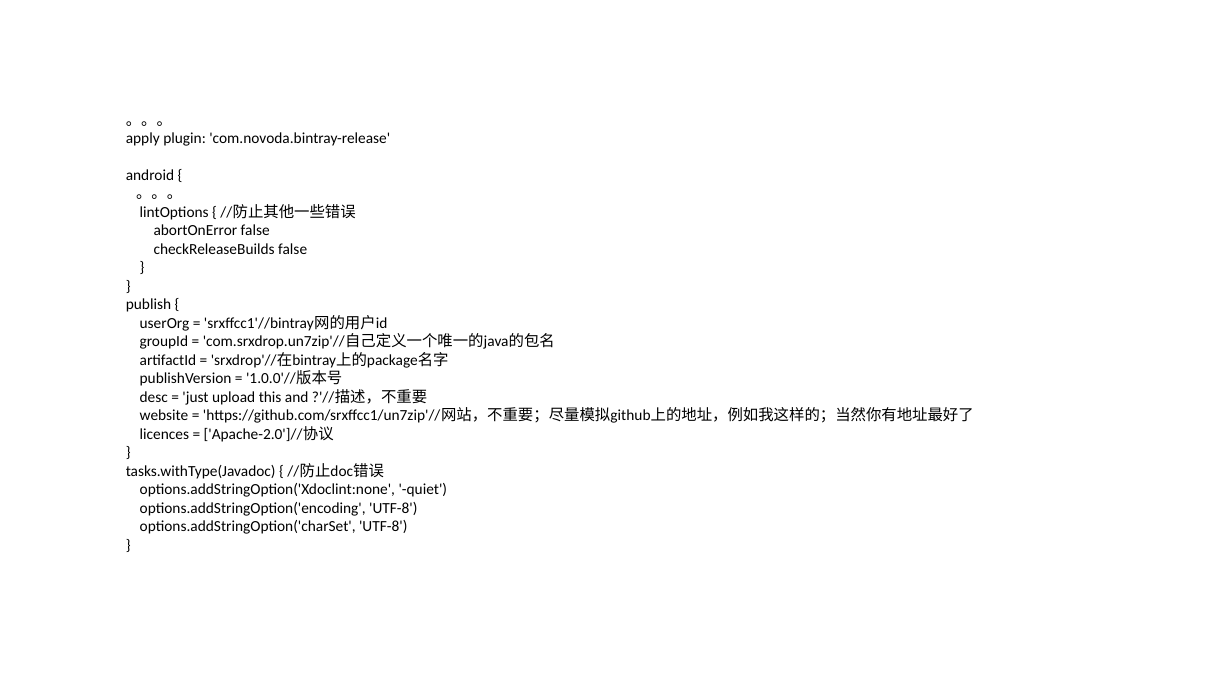
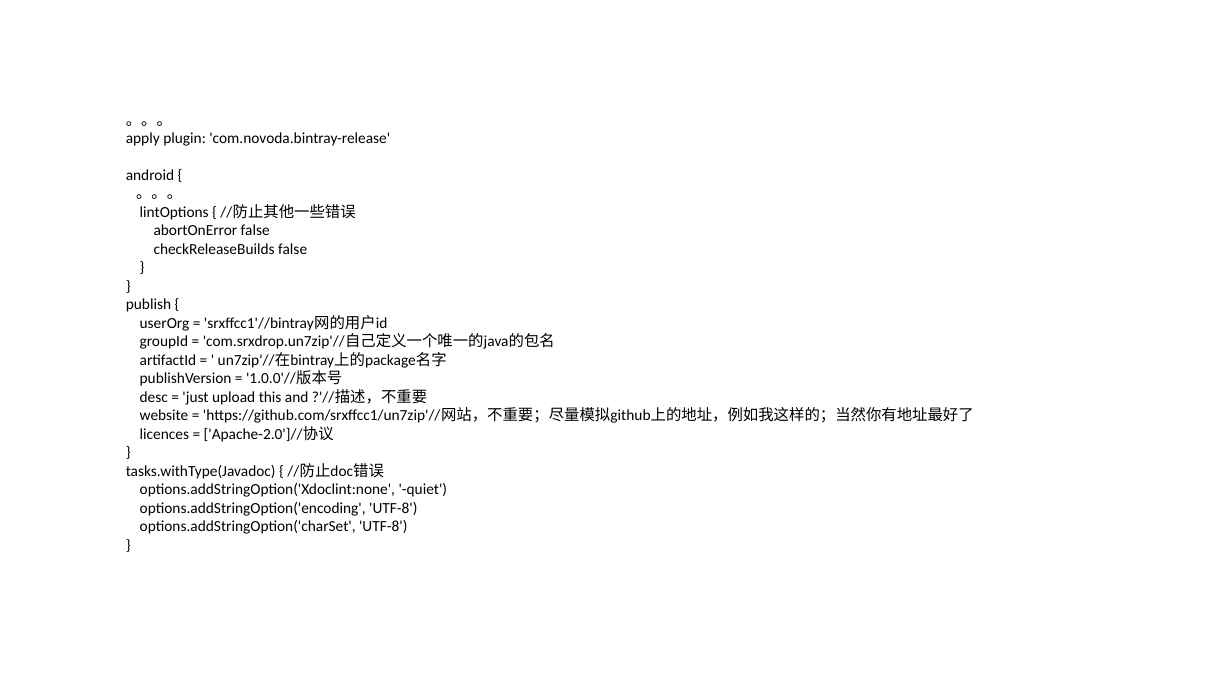
Before and after one commit to srxffcc1/SingleShark, a slide deck: slide 9 of 如何将项目打包传到jcenter上.pptx. Drawn at 1232x693 pixels with LibreOffice and Linux fonts; fonts in the diff are those of the drawing. Boxes give left, top, right and bottom in pixels: in the first picture for what was removed or moved away, otherwise in the second. Text is boxed around its words. In the diff, an @@ line names an element or a change of style, - is before the commit and + after.

Commit message:
修改一下

```diff
--- a/如何将项目打包传到jcenter上.pptx
+++ b/如何将项目打包传到jcenter上.pptx
@@ text at (140, 352, 447, 368): text changed @@
-artifactId = 'srxdrop'//在bintray上的package名字
+artifactId = ' un7zip'//在bintray上的package名字
```
